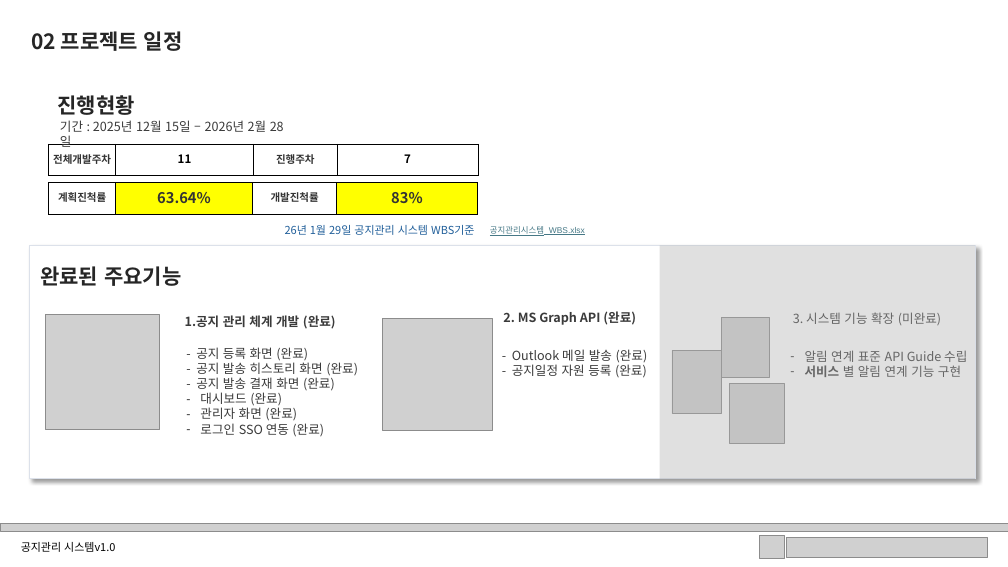
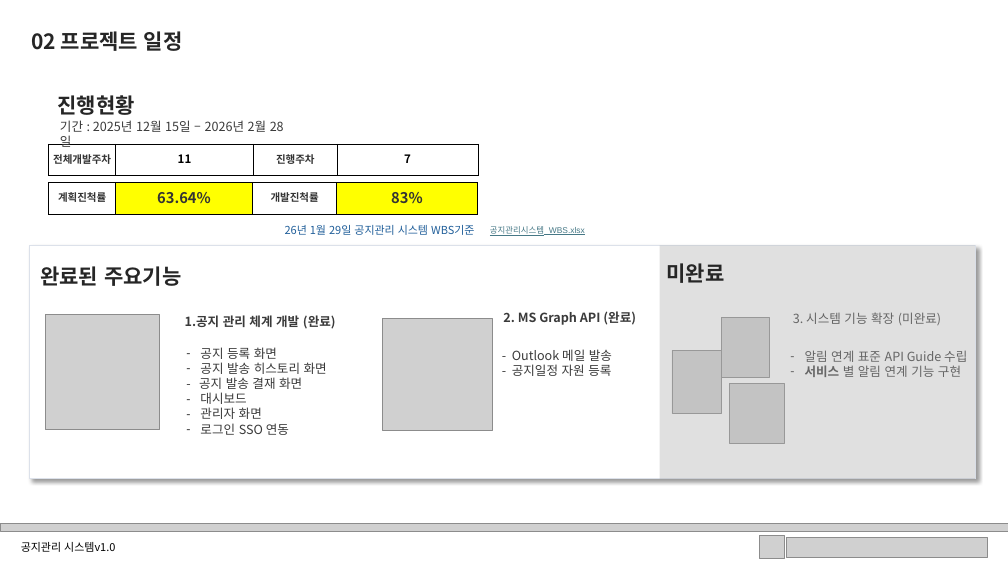
Before and after one commit to hamyoonsic/temp, a slide deck: slide 4 of 산출물/중간발표/중간발표템플릿.pptx. Drawn at 1008x567 pixels with LibreOffice and Linux fonts; fonts in the diff are those of the drawing; grey boxes stand for pictures. Boxes give left, top, right and bottom in pixels: in the first picture for what was removed or moved away, otherwise in the second. Text is boxed around its words. In the diff, an @@ line names an element or a change of style, - is before the commit and + after.

```diff
--- a/산출물/중간발표/중간발표템플릿.pptx
+++ b/산출물/중간발표/중간발표템플릿.pptx
@@ text added at bbox=[666, 263, 724, 283], 20 pt, text #262626, bold @@
+미완료
@@ text at bbox=[199, 347, 327, 435]: text changed @@
-- 공지 등록 화면 (완료)
-- 공지 발송 히스토리 화면 (완료)
-- 공지 발송 결재 화면 (완료)
-– 대시보드 (완료)
-– 관리자 화면 (완료)
-– 로그인 SSO 연동 (완료)
+– 공지 등록 화면
+– 공지 발송 히스토리 화면
+- 공지 발송 결재 화면
+– 대시보드
+– 관리자 화면
+– 로그인 SSO 연동
@@ text at bbox=[512, 349, 612, 376]: text changed @@
-- Outlook 메일 발송 (완료)
-- 공지일정 자원 등록 (완료)
+- Outlook 메일 발송
+- 공지일정 자원 등록
```
Also in this commit, not shown: 1 other slide changed, 2 other files.
